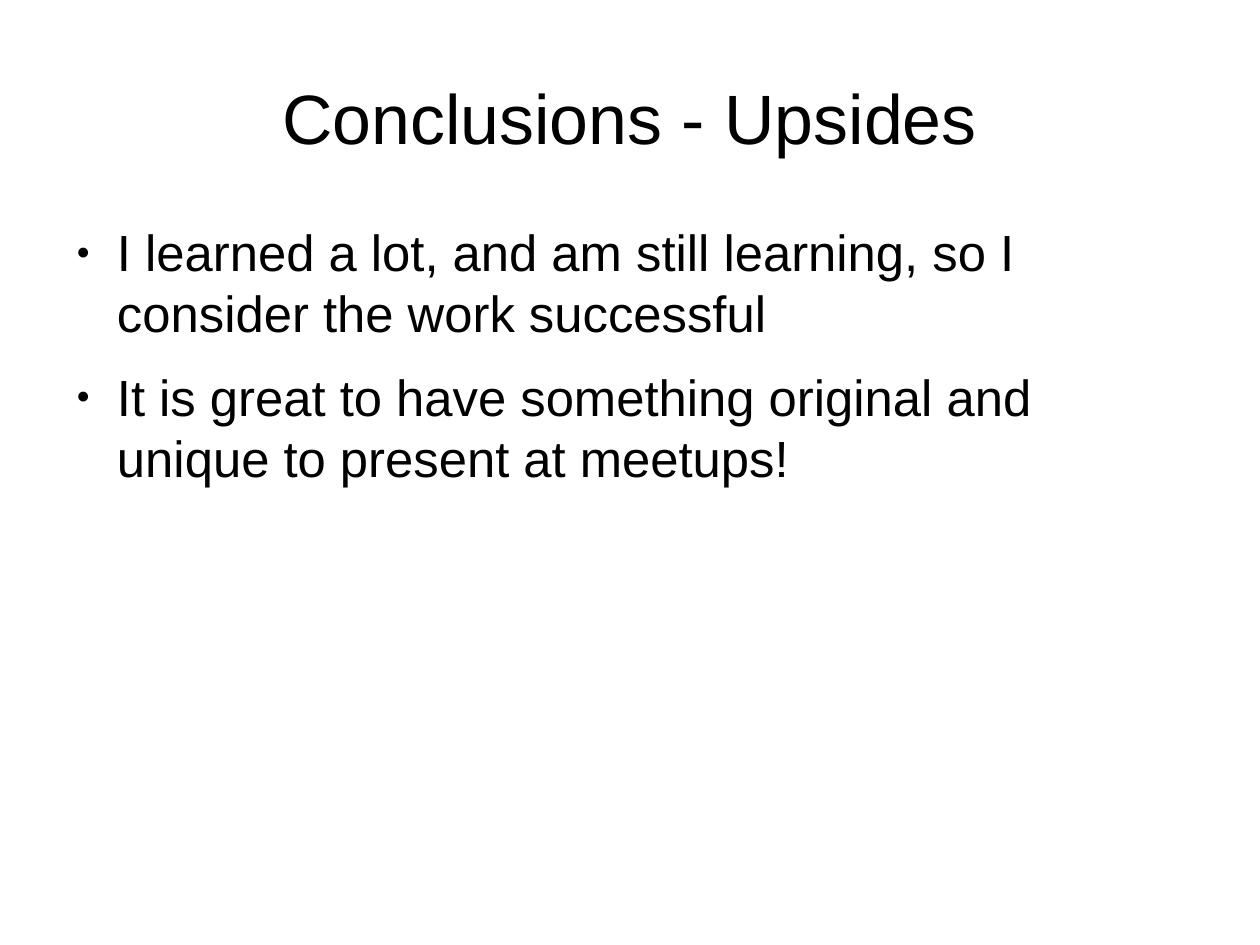
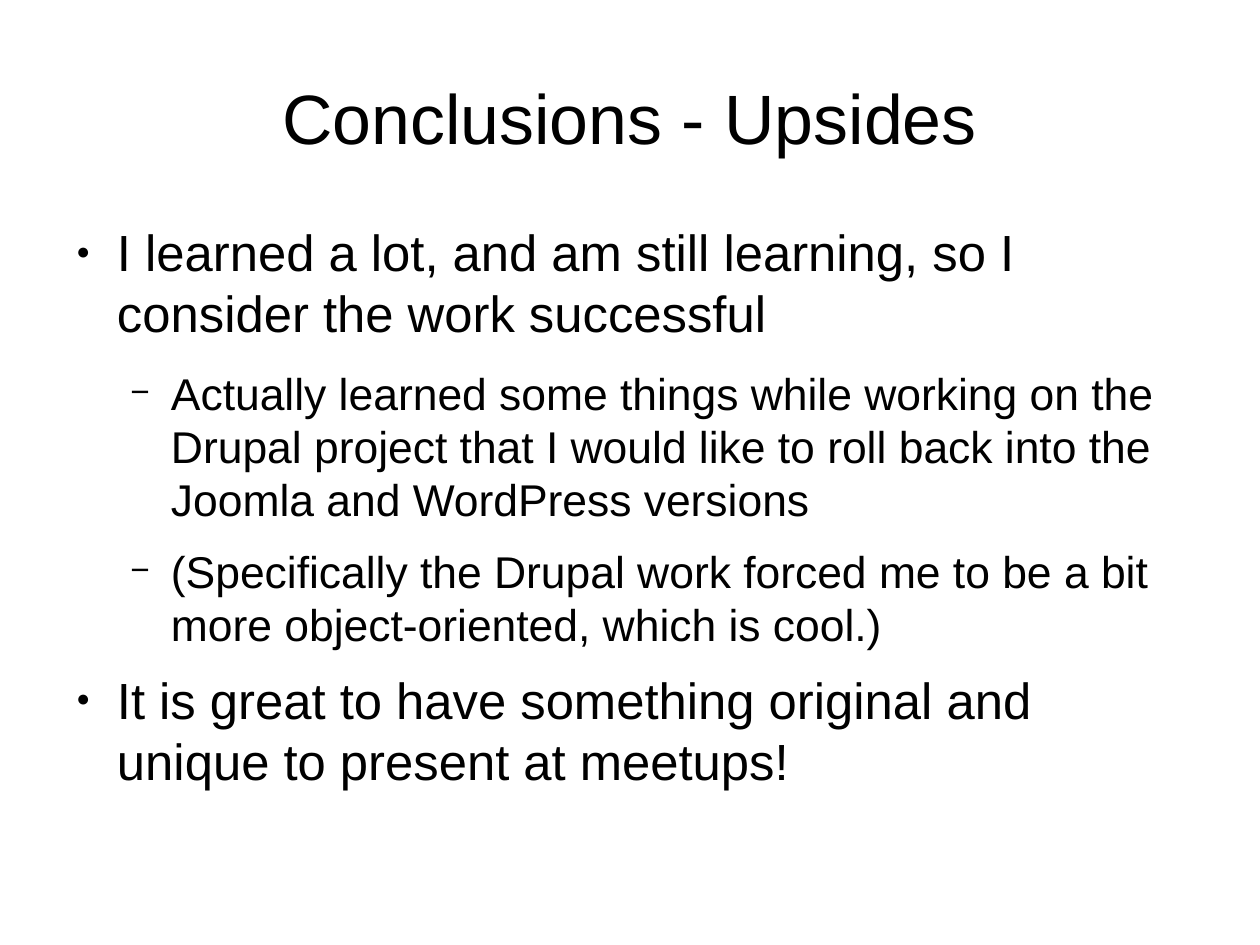
Before and after one commit to tomwhartung/jmws_accoutrements, a slide deck: slide 29 of presentations/2016_07-Drupal/9-slides.odp. Drawn at 1260x945 pixels with LibreOffice and Linux fonts; fonts in the diff are those of the drawing. Boxes give left, top, right and bottom in pixels: in the first picture for what was removed or moved away, otherwise in the second. Text is boxed around its words. In the diff, an @@ line names an element or a change of style, - is before the commit and + after.

```diff
--- a/presentations/2016_07-Drupal/9-slides.odp
+++ b/presentations/2016_07-Drupal/9-slides.odp
@@ text at (171, 377, 1153, 650): paragraphs added @@
+  − Actually learned some things while working on the Drupal project that I would like to roll back into the Joomla and WordPress versions
+  − (Specifically the Drupal work forced me to be a bit more object-oriented, which is cool.)
```
Also in this commit, not shown: 1 other slide changed.
